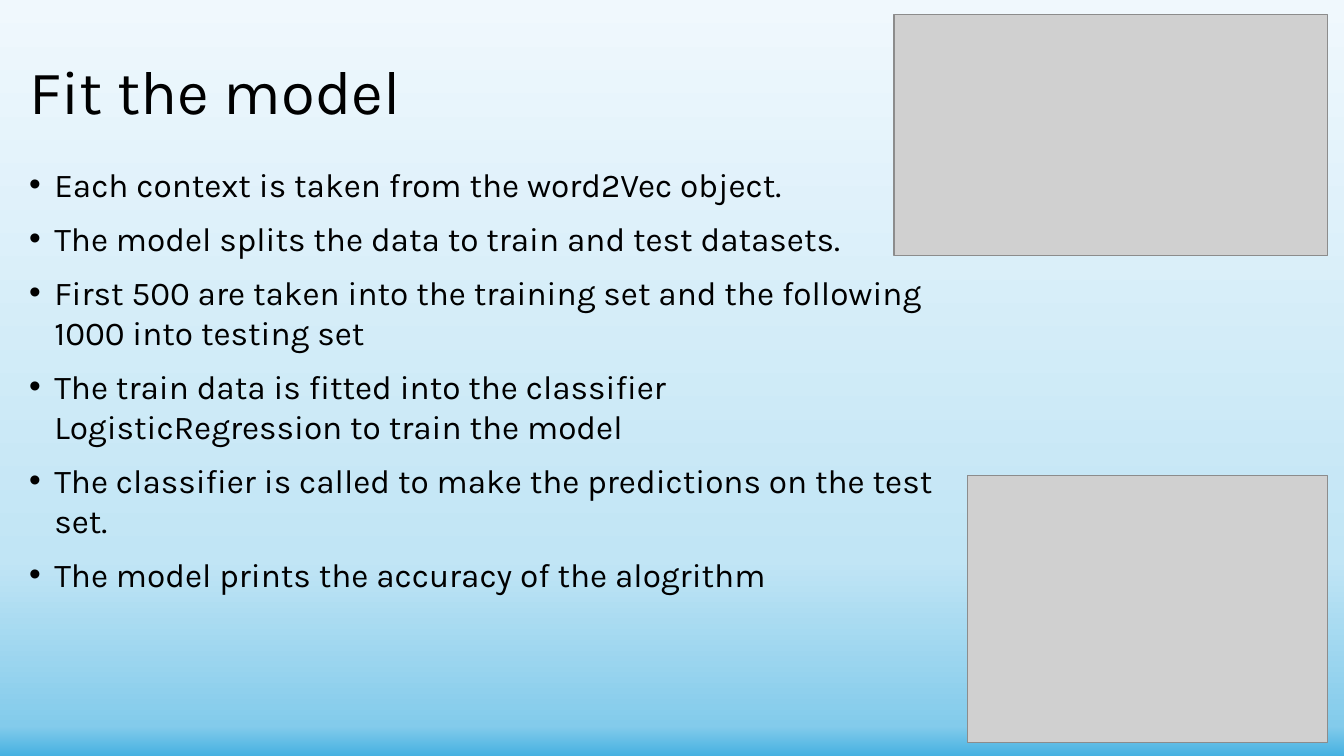
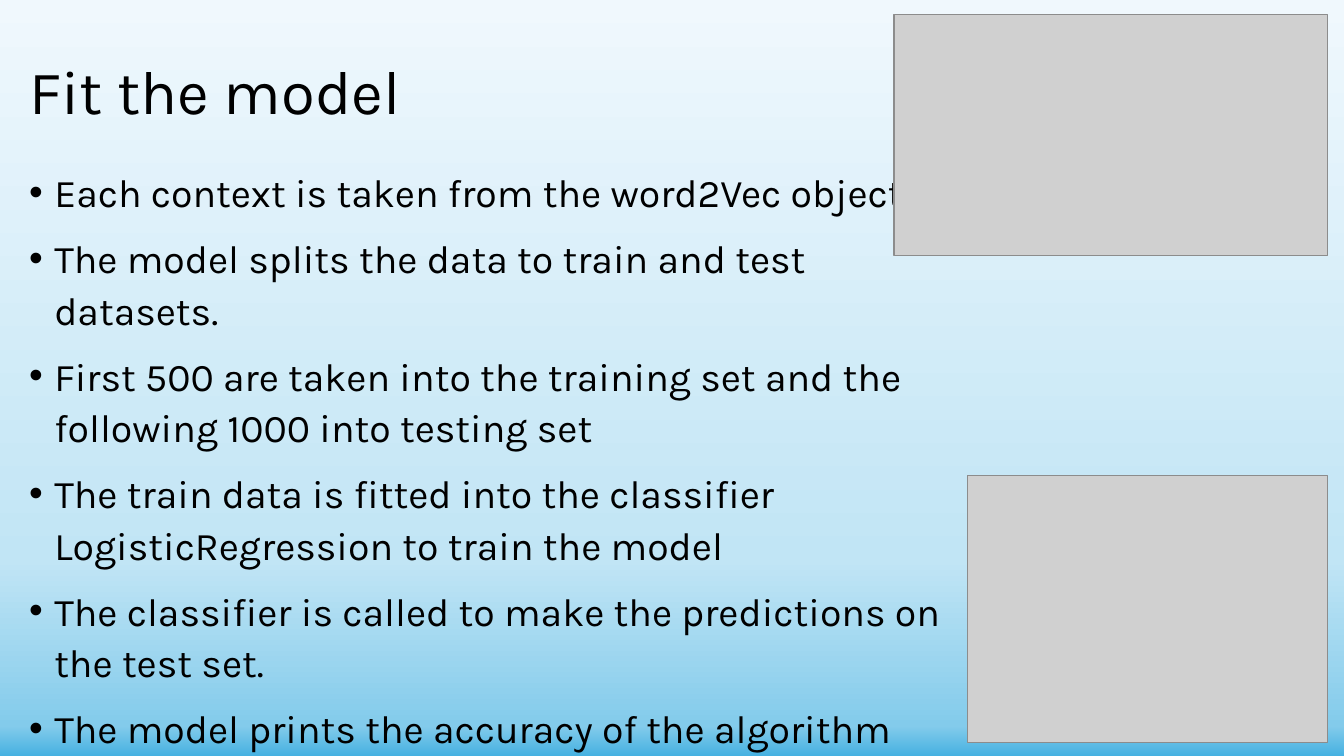
Before and after one commit to shachar700/Graph-Embedding, a slide deck: slide 17 of doc/Graph-Embedding Presentation.pptx. Drawn at 1344x756 pixels with LibreOffice and Linux fonts; fonts in the diff are those of the drawing; grey boxes stand for pictures. Boxes give left, top, right and bottom in pixels: in the first picture for what was removed or moved away, otherwise in the second. Text is boxed around its words. In the diff, an @@ line names an element or a change of style, - is before the commit and + after.

```diff
--- a/doc/Graph-Embedding Presentation.pptx
+++ b/doc/Graph-Embedding Presentation.pptx
@@ text at (54, 172, 940, 678): size 23.8 to 28 pt in "Each context is taken from the word2Vec ...", "The model splits the data to train ...", "First 500 are taken into the training ...", "The train data is fitted into the ..." and 1 more places; line spacing 1 to 1.1 @@
@@ text at (54, 716, 704, 744): text changed; size 23.8 to 28 pt @@
-• The model prints the accuracy of the alogrithm
+• The model prints the accuracy of the algorithm
```
Also in this commit, not shown: 14 other slides changed, 3 other files.
